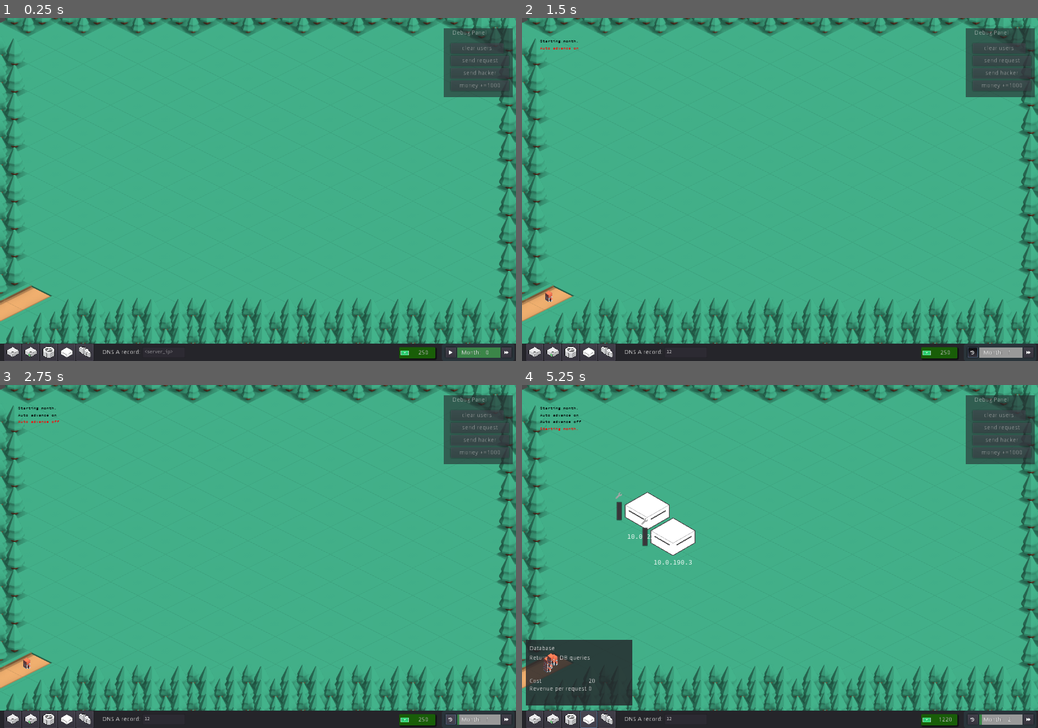
Above: before the commit, frames 1-4 (two rows, left to right).
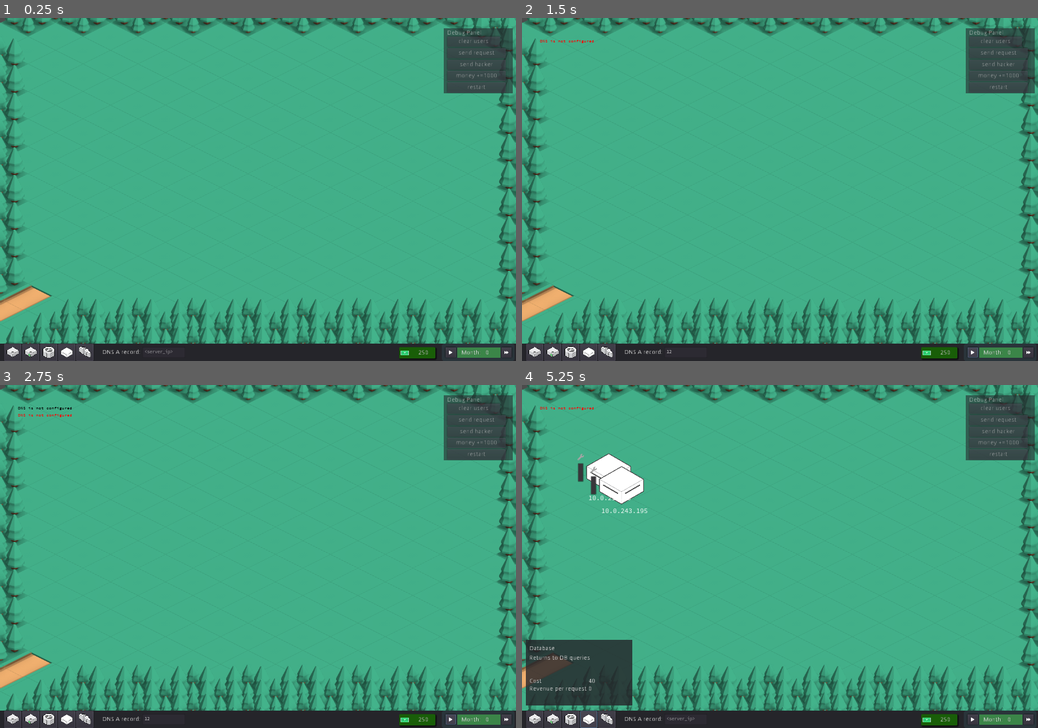
Above: after the commit, the same moments.

Repository: yigitbey/CloudArchitect
Game: Godot game, scene res://Level.tscn
Same seed, same stepped clock (60 frames per second), same inputs: the game is played once before the commit and once after it.
Inputs (mouse positions are in pixels of both pictures, inside the frame that each line leads up to):
- Up to frame 1 (0.25 s): no input
- Up to frame 2 (1.5 s): click (687, 350) at 0.52 s; type "12" at 0.6 s; click "" at 1.25 s
- Up to frame 3 (2.75 s): click "" (after the commit: "") at 2 s
- Up to frame 4 (5.25 s): click (996, 453) at 2.75 s, where only the run after the commit has a clickable "restart"; click "" at 3.5 s; click (589, 717) at 4.25 s; click (589, 717) at 5 s

The runs differ from the first frame. In frame 1, 0.4% of the frame differs, in the area x 86-100%, y 3-24%; in frame 2, 0.8%; in frame 3, 0.8%; in frame 4, 3.6%, in the area x 3-100%, y 3-100%.
Error before the commit: Invalid get index '12' (on base: 'Dictionary'). (res://Request.gd:66)

Commit message:
smart warnings

Diff:
--- a/DynamicServer.gd
+++ b/DynamicServer.gd
@@ -5,10 +5,14 @@
 
 func _init():
 	type = "DynamicServer"
+	config_warning = true
 
 
 func _on_DatabaseConfig_text_changed():
 	db = $Meta/ConfigWindow/Database/DatabaseConfig.text
+	if db in level.iptable:
+		config_warning = false
+		$Meta/ConfigWindow/Database/DatabaseConfig.modulate = Color(1,1,1,1)
 
 #move this to Server and then override it
 func process_request(req):
--- a/DynamicServer.tscn
+++ b/DynamicServer.tscn
@@ -25,6 +25,7 @@
 margin_bottom = -4.0
 
 [node name="DatabaseConfig" type="TextEdit" parent="Meta/ConfigWindow/Database" index="0"]
+modulate = Color( 1, 0.196078, 0.196078, 1 )
 margin_left = 60.0
 margin_right = 180.0
 margin_bottom = 24.0
--- a/Firewall.gd
+++ b/Firewall.gd
@@ -6,9 +6,13 @@
 
 func _init():
 	type = "Firewall"
+	config_warning = true
 
 func _on_BackendConfig_text_changed(text):
 	backend_config = text
+	if backend_config in level.iptable:
+		config_warning = false
+		$Meta/ConfigWindow/Backend/BackendConfig.modulate = Color(1,1,1,1)
 
 #move to Server
 func process_request(req):
--- a/Firewall.tscn
+++ b/Firewall.tscn
@@ -42,6 +42,7 @@
 }
 
 [node name="BackendConfig" type="LineEdit" parent="Meta/ConfigWindow/Backend" index="1"]
+modulate = Color( 1, 0.196078, 0.196078, 1 )
 anchor_right = 1.0
 anchor_bottom = 1.0
 margin_left = 74.1008
--- a/HUD.gd
+++ b/HUD.gd
@@ -92,7 +92,7 @@
 	start_month()
 
 func start_month():
-	if !dns_record:
+	if not dns_record in level.iptable:
 		add_message("DNS is not configured")
 		warning_animation($Panel/DNS)
 		return false
@@ -127,6 +127,7 @@
 			$MonthControl/AutoAdvance/FontAwesome.icon_name = "history"
 			add_message("Auto advance on")
 			$MonthControl/AutoAdvance.pressed = true
+			level.month_timer.one_shot = false
 		else:
 			$MonthControl/AutoAdvance.pressed = false
 	else:
@@ -145,3 +146,7 @@
 		$FinancesPanel.show()
 	else:
 		$FinancesPanel.hide()
+
+
+func _on_restart_pressed():
+	get_tree().change_scene("res://Level.tscn")
--- a/HUD.tscn
+++ b/HUD.tscn
@@ -78,13 +78,9 @@
 VScrollBar/styles/grabber = null
 VScrollBar/styles/grabber_highlight = null
 VScrollBar/styles/grabber_pressed = null
-VScrollBar/styles/scroll = SubResource( 9 )
+VScrollBar/styles/scroll = SubResource( 11 )
 VScrollBar/styles/scroll_focus = null
 
-[sub_resource type="StyleBoxEmpty" id=11]
-
-[sub_resource type="StyleBoxEmpty" id=12]
-
 [sub_resource type="StyleBoxEmpty" id=13]
 
 [sub_resource type="StyleBoxEmpty" id=14]
@@ -92,6 +88,10 @@
 [sub_resource type="StyleBoxEmpty" id=15]
 
 [sub_resource type="StyleBoxEmpty" id=16]
+
+[sub_resource type="StyleBoxEmpty" id=17]
+
+[sub_resource type="StyleBoxEmpty" id=18]
 
 [node name="HUD" type="Node2D"]
 pause_mode = 2
@@ -316,57 +316,70 @@
 margin_left = 1032.0
 margin_top = 24.0
 margin_right = 1192.0
-margin_bottom = 184.0
+margin_bottom = 176.0
 __meta__ = {
 "_edit_use_anchors_": false
 }
 
 [node name="ClearUsers" type="Button" parent="DebugPanel"]
-margin_left = 16.0
-margin_top = 35.0
-margin_right = 139.0
-margin_bottom = 59.0
+margin_left = 8.0
+margin_top = 19.0
+margin_right = 131.0
+margin_bottom = 43.0
 text = "clear users"
 __meta__ = {
 "_edit_use_anchors_": false
 }
 
 [node name="Request" type="Button" parent="DebugPanel"]
-margin_left = 16.0
-margin_top = 64.0
-margin_right = 152.0
-margin_bottom = 88.0
+margin_left = 8.0
+margin_top = 46.0
+margin_right = 144.0
+margin_bottom = 70.0
 text = "send request"
 __meta__ = {
 "_edit_use_anchors_": false
 }
 
 [node name="Hacker" type="Button" parent="DebugPanel"]
-margin_left = 16.0
-margin_top = 93.0
-margin_right = 152.0
-margin_bottom = 117.0
+margin_left = 8.0
+margin_top = 73.0
+margin_right = 144.0
+margin_bottom = 97.0
 text = "send hacker"
 __meta__ = {
 "_edit_use_anchors_": false
 }
 
 [node name="Money1000" type="Button" parent="DebugPanel"]
-margin_left = 16.0
-margin_top = 122.0
-margin_right = 152.0
-margin_bottom = 146.0
+margin_left = 8.0
+margin_top = 99.0
+margin_right = 144.0
+margin_bottom = 123.0
 text = "money +=1000"
 __meta__ = {
 "_edit_use_anchors_": false
 }
 
+[node name="Restart" type="Button" parent="DebugPanel"]
+margin_left = 8.0
+margin_top = 126.0
+margin_right = 144.0
+margin_bottom = 150.0
+text = "restart"
+__meta__ = {
+"_edit_use_anchors_": false
+}
+
 [node name="PanelLabel" type="Label" parent="DebugPanel"]
-margin_left = 20.0
+margin_left = 8.0
 margin_top = 4.0
-margin_right = 100.0
+margin_right = 88.0
 margin_bottom = 18.0
 text = "Debug Panel"
+__meta__ = {
+"_edit_use_anchors_": false
+}
 
 [node name="GameOver" type="AcceptDialog" parent="."]
 pause_mode = 2
@@ -689,6 +702,7 @@
 [connection signal="pressed" from="DebugPanel/Request" to="." method="_on_Request_pressed"]
 [connection signal="pressed" from="DebugPanel/Hacker" to="." method="_on_Request_pressed" binds= [ true ]]
 [connection signal="pressed" from="DebugPanel/Money1000" to="." method="_on_Money1000_pressed"]
+[connection signal="pressed" from="DebugPanel/Restart" to="." method="_on_restart_pressed"]
 [connection signal="confirmed" from="GameOver" to="." method="_on_GameOver_confirmed"]
 [connection signal="pressed" from="MonthControl/AutoAdvance" to="." method="_on_AutoAdvance_pressed"]
 [connection signal="pressed" from="MonthControl/new_Wave" to="." method="_on_month_pressed"]
--- a/LoadBalancer.gd
+++ b/LoadBalancer.gd
@@ -6,9 +6,19 @@
 
 func _init():
 	type = "LoadBalancer"
+	config_warning = true
 
 func _on_BackendConfig_text_changed():
 	backend_config = $Meta/ConfigWindow/Servers/BackendConfig.text.split('\n')
+	if len(backend_config):
+		config_warning = false
+
+		for b in backend_config:
+			if not b in level.iptable:
+				config_warning = true
+
+	if config_warning == false:
+		$Meta/ConfigWindow/Servers/BackendConfig.modulate = Color(1,1,1,1)
 
 #move to Server
 func process_request(req):
--- a/LoadBalancer.tscn
+++ b/LoadBalancer.tscn
@@ -28,14 +28,37 @@
 margin_bottom = -4.0
 
 [node name="BackendConfig" type="TextEdit" parent="Meta/ConfigWindow/Servers" index="0"]
+modulate = Color( 1, 0.196078, 0.196078, 1 )
 anchor_right = 1.0
 anchor_bottom = 1.0
+margin_left = 78.0
+margin_top = -1.0
+margin_right = -3.0
+margin_bottom = -1.0
 text = "<server_ip_1>
 <server_ip_2>"
 __meta__ = {
 "_edit_use_anchors_": false
 }
 
+[node name="Label" type="Label" parent="Meta/ConfigWindow/Servers" index="1"]
+margin_right = 51.0
+margin_bottom = 14.0
+text = "Servers:"
+__meta__ = {
+"_edit_use_anchors_": false
+}
+
+[node name="Button" type="Button" parent="Meta/ConfigWindow/Servers" index="2"]
+margin_left = 1.66434
+margin_top = 19.9721
+margin_right = 42.6643
+margin_bottom = 39.9721
+text = "Save"
+__meta__ = {
+"_edit_use_anchors_": false
+}
+
 [node name="Icon" parent="Meta/ToggleConfig" index="0"]
 custom_fonts/font = SubResource( 1 )
-[connection signal="text_changed" from="Meta/ConfigWindow/Servers/BackendConfig" to="." method="_on_BackendConfig_text_changed"]
+[connection signal="pressed" from="Meta/ConfigWindow/Servers/Button" to="." method="_on_BackendConfig_text_changed"]
--- a/Server.gd
+++ b/Server.gd
@@ -18,6 +18,7 @@
 const cpu_max = 64
 var instance_family = "m4-standard"
 var instance_size: String
+var config_warning: bool = false
 
 func init2():
 	instance_size = instance_family + "-" + str(cpu)
@@ -67,6 +68,11 @@
 		$CollisionShape2D.modulate = Color(1,0,0)
 
 	$Meta/ConfigWindow/Info/Cost.text = str(properties['monthly_cost']*cpu)
+
+	if config_warning:
+		$Meta/ToggleConfig.modulate = Color(1,0.2,0.2,1)
+	else:
+		$Meta/ToggleConfig.modulate = Color(1,1,1,1)
 
 func get_response(req):
 	var response = yield(process_request(req), "completed")
--- a/Server.tscn
+++ b/Server.tscn
@@ -73,14 +73,13 @@
 
 [node name="Meta" type="Node2D" parent="."]
 z_index = 10
-z_as_relative = false
 
 [node name="DNSNameLabel" type="Label" parent="Meta"]
 margin_left = -47.3266
 margin_top = 53.3723
 margin_right = 47.6734
 margin_bottom = 74.3723
-theme = SubResource( 5 )
+theme = SubResource( 6 )
 text = "dns_name"
 align = 1
 max_lines_visible = 1
@@ -194,10 +193,12 @@
 }
 
 [node name="ToggleConfig" type="ToolButton" parent="Meta"]
-margin_left = -71.9317
-margin_top = -42.2878
-margin_right = -51.9317
-margin_bottom = -20.2878
+show_behind_parent = true
+margin_left = -72.0
+margin_top = -42.0
+margin_right = -52.0
+margin_bottom = -20.0
+rect_min_size = Vector2( 20, 20 )
 focus_mode = 0
 enabled_focus_mode = 0
 __meta__ = {
@@ -206,10 +207,11 @@
 
 [node name="Icon" type="Label" parent="Meta/ToggleConfig"]
 modulate = Color( 0.647059, 0.647059, 0.647059, 1 )
+show_behind_parent = true
 margin_left = -3.0
 margin_right = 17.0
 margin_bottom = 22.0
-custom_fonts/font = SubResource( 6 )
+custom_fonts/font = SubResource( 7 )
 text = ""
 align = 1
 valign = 1
@@ -220,6 +222,7 @@
 icon_name = "wrench"
 
 [node name="SysLoadBar" type="ProgressBar" parent="Meta"]
+show_behind_parent = true
 margin_left = -71.5707
 margin_top = 26.0
 margin_right = -27.5707
--- a/src/objects.gd
+++ b/src/objects.gd
@@ -15,14 +15,14 @@
 	  "name": "Static Server",
 	  "description": "Serves static content",
 	  "monthly_cost": 10,
-	  "revenue": 1,
+	  "revenue": 0.8,
 	  "load_per_request": 0.1
 	},
 	"DynamicServer":{
 	  "name": "Dynamic Server",
 	  "description": "Queries configured databases and returns dynamic content",
 	  "monthly_cost": 20,
-	  "revenue": 5,
+	  "revenue": 2,
 	  "load_per_request": 0.12
 	},
 	"LoadBalancer":{
@@ -35,14 +35,14 @@
 	"Firewall":{
 	  "name": "Firewall",
 	  "description": "Stops hackers",
-	  "monthly_cost": 40,
+	  "monthly_cost": 80,
 	  "revenue": 0,
-	  "load_per_request": 0.025
+	  "load_per_request": 0.1
 	},
 	"Database":{
 	  "name": "Database",
 	  "description": "Returns to DB queries",
-	  "monthly_cost": 20,
+	  "monthly_cost": 40,
 	  "revenue": 0,
 	  "load_per_request":0.06
 	}
@@ -52,7 +52,7 @@
   },
   "requests":{
 	"spread":"1/log(x+1)^2",
-	"malicious": 0.05
+	"malicious": 0.01
   },
   "months":{
 	"1":{
Not shown: 10 places in HUD.tscn that only renumber resources
Not shown: 1 places in Server.tscn that only renumber resources
Not shown, changed: export_presets.cfg
Not shown, added: export/index.html
